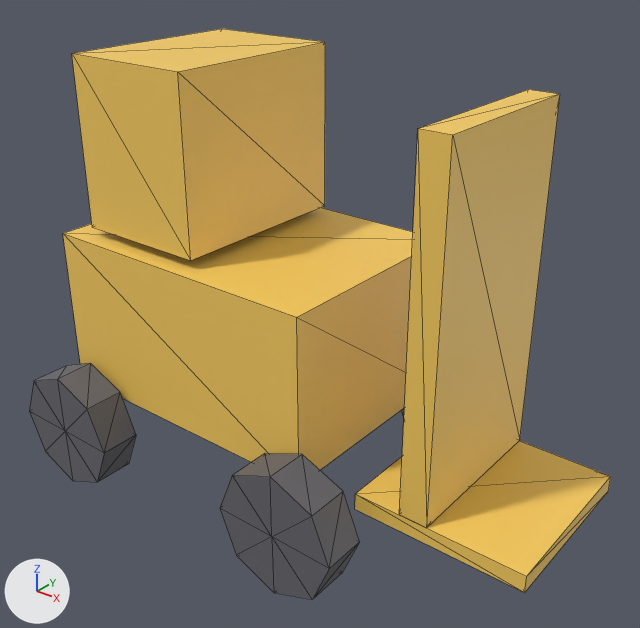
The glTF model public/studio/v2.15.0/d_forklift/model.glb: old version first, new version second.
Both versions are drawn from a 50 mm lens placed at (3.8, -4.34, 3.06), pointed at (0.36, -0.04, 0.4). The lights are fixed; the arrows at lower left show +X, +Y and +Z. The older version comes first. Mesh edges are drawn as thin lines. Where no turn or scale is listed for an object, it has been applied to the vertices.

Names of what the first picture shows: 'part0', 'part1', 'part2', 'part3', 'part5', 'part7'.
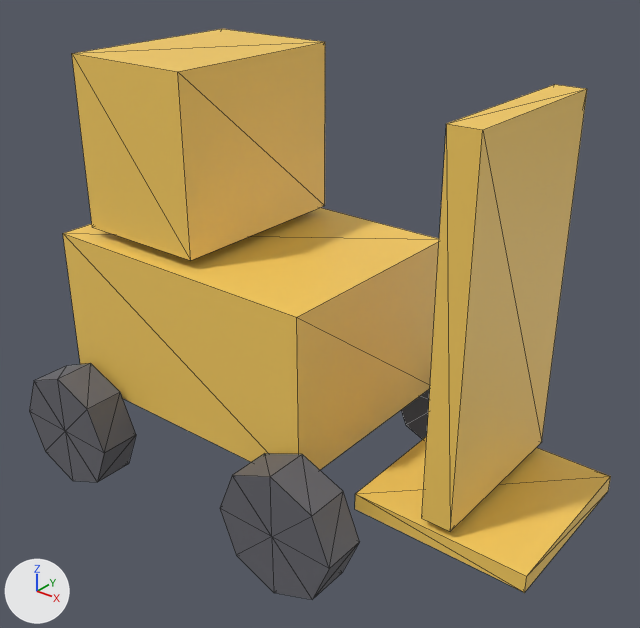
Location of each change, (x1, y1, x2, y2) in pixels of the pictures (640 x 628 px):
'part2', moved
    before: (399, 89, 560, 527)
    after: (422, 84, 587, 532)

The change, as a diff of the scene's bpy script:
```diff
--- a/public/studio/v2.15.0/d_forklift/model.glb.py
+++ b/public/studio/v2.15.0/d_forklift/model.glb.py
@@ me_geometry_2 @@
 # used by ob_part2; location = (0.0, 0.0, 0.0)
-me_geometry_2.from_pydata(...)  # 8 vertices, 12 faces; spans x 1.44..1.64, y -0.6..0.6, z -0.43..1.97
+me_geometry_2.from_pydata(...)  # 8 vertices, 12 faces; spans x 1.6..1.8, y -0.6..0.6, z -0.39..2.01
+# me_geometry_2 part 1: the whole mesh is moved by (0.16, 0.0, 0.05)
 me_geometry_2.materials.append(mat_defaultmaterial_002)
```
